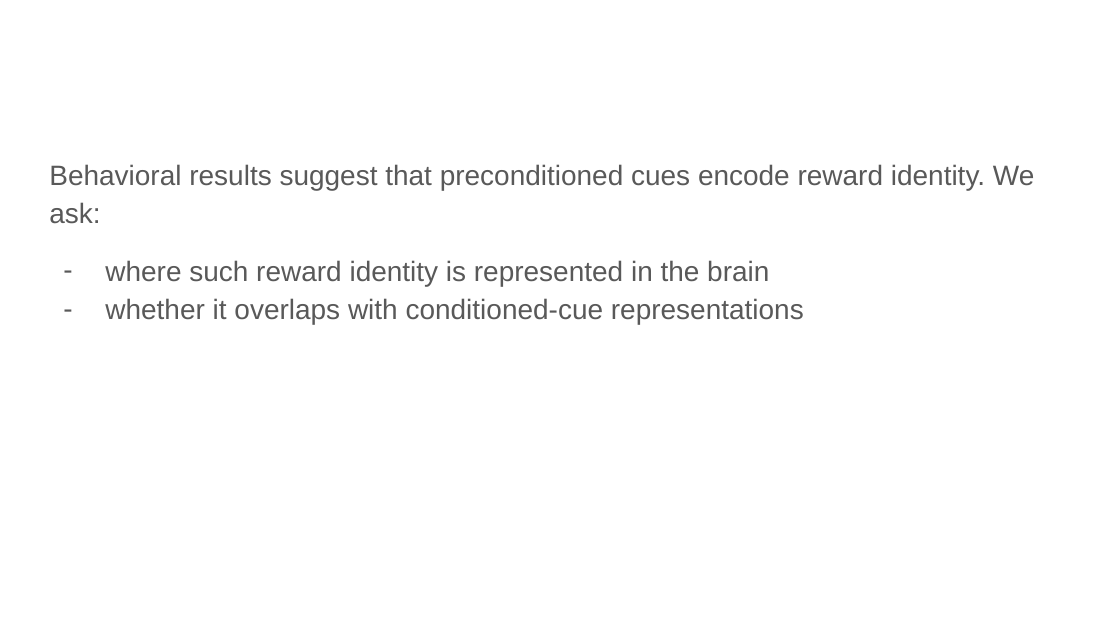
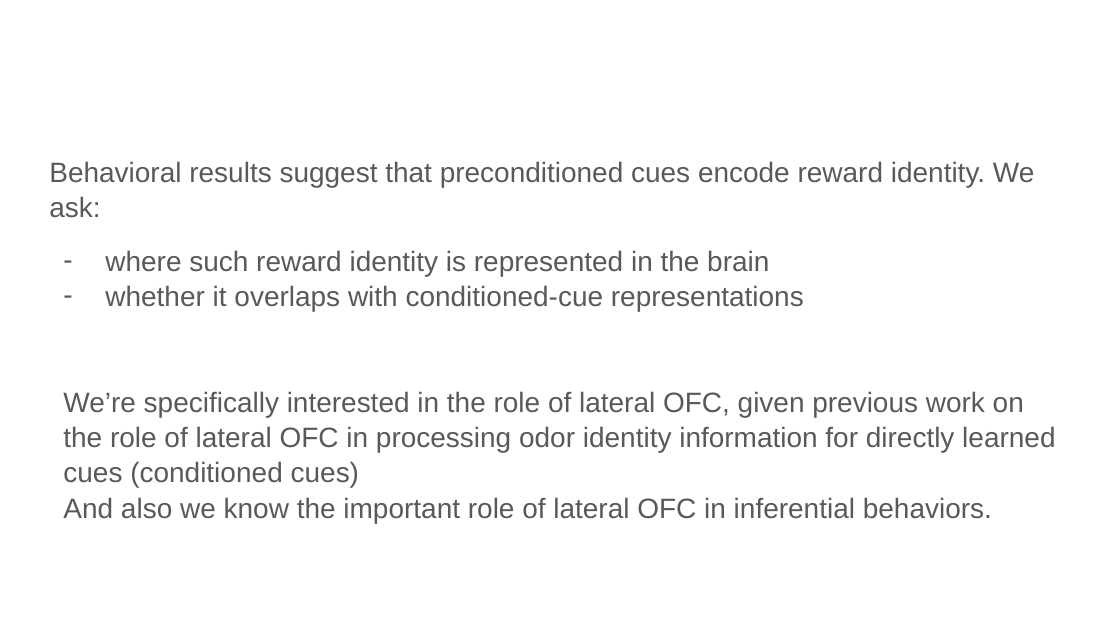
Before and after one commit to QingfangLiu/project-spcd, a slide deck: slide 2 of docs/SPCD fMRI results lab meeting.pptx. Drawn at 1120x630 pixels with LibreOffice and Linux fonts; fonts in the diff are those of the drawing. Boxes give left, top, right and bottom in pixels: in the first picture for what was removed or moved away, otherwise in the second. Text is boxed around its words. In the diff, an @@ line names an element or a change of style, - is before the commit and + after.

Commit message:
update slides

```diff
--- a/docs/SPCD fMRI results lab meeting.pptx
+++ b/docs/SPCD fMRI results lab meeting.pptx
@@ text at (x1=49, y1=161, x2=1034, y2=311): line spacing 1.15 to 1.05 @@
@@ text at (x1=63, y1=391, x2=1055, y2=523): paragraphs added @@
+We’re specifically interested in the role of lateral OFC, given previous work on the role of lateral OFC in processing odor identity information for directly learned cues (conditioned cues)
+And also we know the important role of lateral OFC in inferential behaviors.
```
Also in this commit, not shown: 3 other slides changed, 1 slide removed.
